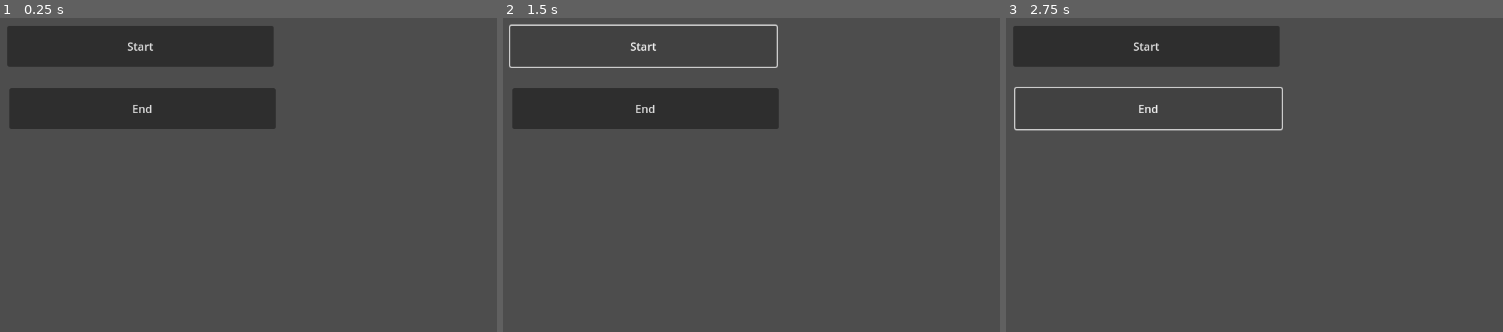
Above: before the commit, frames 1-3 (left to right).
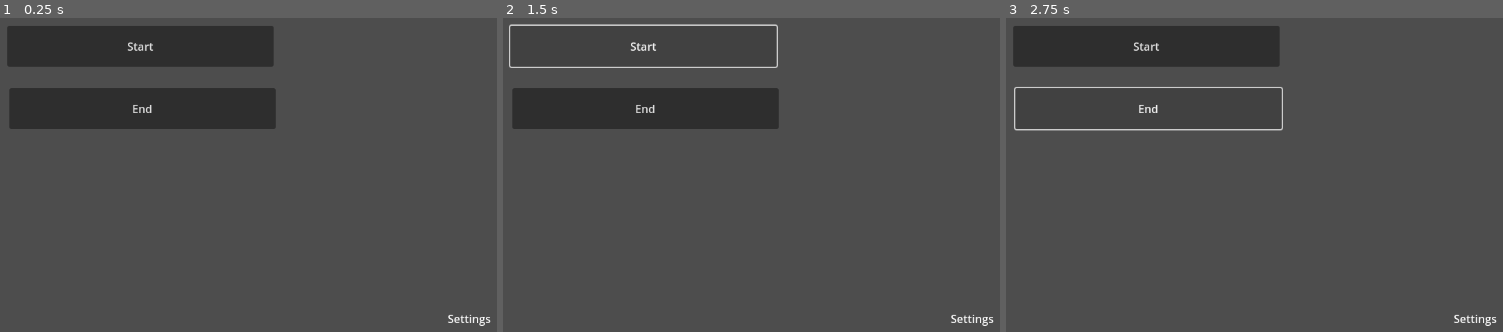
Above: after the commit, the same moments.

Repository: tvillega/DinoPlasmaStudios-MenuGame
Game: Godot game, scene res://scenes/main.tscn
Same seed, same stepped clock (60 frames per second), same inputs: the game is played once before the commit and once after it. The project has no main scene, so this scene is started directly.
Inputs:
- Up to frame 1 (0.25 s): no input
- Up to frame 2 (1.5 s): click "Start" at 0.5 s; click "Start" at 1.25 s
- Up to frame 3 (2.75 s): click "End" at 2 s

The runs differ from the first frame. In frame 1, 0.1% of the frame differs, in the area x 90-99%, y 94-99%; in frame 2, 0.1%; in frame 3, 0.1%.

Commit message:
feat: add goose

Diff:
--- a/project.godot
+++ b/project.godot
@@ -16,5 +16,6 @@
 
 [rendering]
 
+textures/canvas_textures/default_texture_filter=0
 renderer/rendering_method="gl_compatibility"
 renderer/rendering_method.mobile="gl_compatibility"
--- a/scenes/main.tscn
+++ b/scenes/main.tscn
@@ -50,3 +50,10 @@
 [node name="CollisionShape2D" type="CollisionShape2D" parent="Settings"]
 position = Vector2(1070.25, 507.375)
 shape = SubResource("RectangleShape2D_0wfyh")
+
+[node name="Label" type="Label" parent="Settings"]
+offset_left = 1042.0
+offset_top = 493.0
+offset_right = 1104.0
+offset_bottom = 516.0
+text = "Settings"
--- /dev/null
+++ b/scenes/player.tscn
@@ -0,0 +1,108 @@
+[gd_scene load_steps=6 format=3 uid="uid://h5p34vcy7ryy"]
+
+[ext_resource type="Texture2D" uid="uid://c7w1umuoe5cla" path="res://sprites/Goose/Idle.png" id="1_3vyb7"]
+
+[sub_resource type="CapsuleShape2D" id="CapsuleShape2D_3vyb7"]
+radius = 8.0
+
+[sub_resource type="Animation" id="Animation_g2els"]
+resource_name = "idle"
+length = 0.3
+loop_mode = 1
+step = 0.3
+tracks/0/type = "value"
+tracks/0/imported = false
+tracks/0/enabled = true
+tracks/0/path = NodePath("Sprite2D:texture")
+tracks/0/interp = 1
+tracks/0/loop_wrap = true
+tracks/0/keys = {
+"times": PackedFloat32Array(0),
+"transitions": PackedFloat32Array(1),
+"update": 1,
+"values": [ExtResource("1_3vyb7")]
+}
+tracks/1/type = "value"
+tracks/1/imported = false
+tracks/1/enabled = true
+tracks/1/path = NodePath("Sprite2D:hframes")
+tracks/1/interp = 1
+tracks/1/loop_wrap = true
+tracks/1/keys = {
+"times": PackedFloat32Array(0),
+"transitions": PackedFloat32Array(1),
+"update": 1,
+"values": [2]
+}
+tracks/2/type = "value"
+tracks/2/imported = false
+tracks/2/enabled = true
+tracks/2/path = NodePath("Sprite2D:frame")
+tracks/2/interp = 1
+tracks/2/loop_wrap = true
+tracks/2/keys = {
+"times": PackedFloat32Array(0, 0.2),
+"transitions": PackedFloat32Array(1, 1),
+"update": 1,
+"values": [0, 1]
+}
+
+[sub_resource type="Animation" id="Animation_qhqgy"]
+length = 0.001
+tracks/0/type = "value"
+tracks/0/imported = false
+tracks/0/enabled = true
+tracks/0/path = NodePath("Sprite2D:texture")
+tracks/0/interp = 1
+tracks/0/loop_wrap = true
+tracks/0/keys = {
+"times": PackedFloat32Array(0),
+"transitions": PackedFloat32Array(1),
+"update": 1,
+"values": [ExtResource("1_3vyb7")]
+}
+tracks/1/type = "value"
+tracks/1/imported = false
+tracks/1/enabled = true
+tracks/1/path = NodePath("Sprite2D:hframes")
+tracks/1/interp = 1
+tracks/1/loop_wrap = true
+tracks/1/keys = {
+"times": PackedFloat32Array(0),
+"transitions": PackedFloat32Array(1),
+"update": 1,
+"values": [2]
+}
+tracks/2/type = "value"
+tracks/2/imported = false
+tracks/2/enabled = true
+tracks/2/path = NodePath("Sprite2D:frame")
+tracks/2/interp = 1
+tracks/2/loop_wrap = true
+tracks/2/keys = {
+"times": PackedFloat32Array(0),
+"transitions": PackedFloat32Array(1),
+"update": 1,
+"values": [0]
+}
+
+[sub_resource type="AnimationLibrary" id="AnimationLibrary_dqkch"]
+_data = {
+&"RESET": SubResource("Animation_qhqgy"),
+&"idle": SubResource("Animation_g2els")
+}
+
+[node name="Player" type="CharacterBody2D"]
+
+[node name="Sprite2D" type="Sprite2D" parent="."]
+texture = ExtResource("1_3vyb7")
+hframes = 2
+
+[node name="CollisionShape2D" type="CollisionShape2D" parent="."]
+position = Vector2(0, -15)
+shape = SubResource("CapsuleShape2D_3vyb7")
+
+[node name="AnimationPlayer" type="AnimationPlayer" parent="."]
+libraries = {
+&"": SubResource("AnimationLibrary_dqkch")
+}
